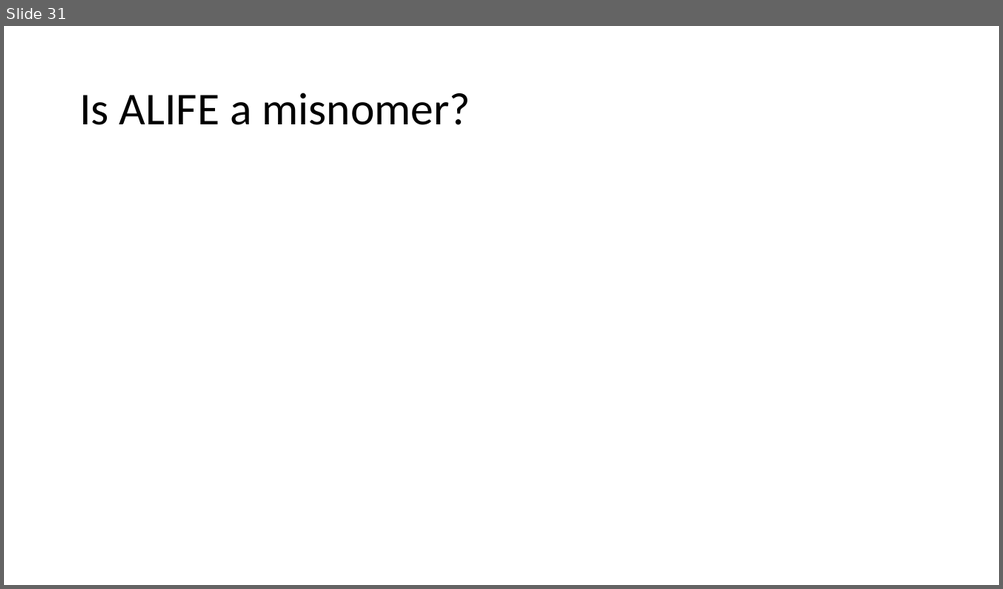
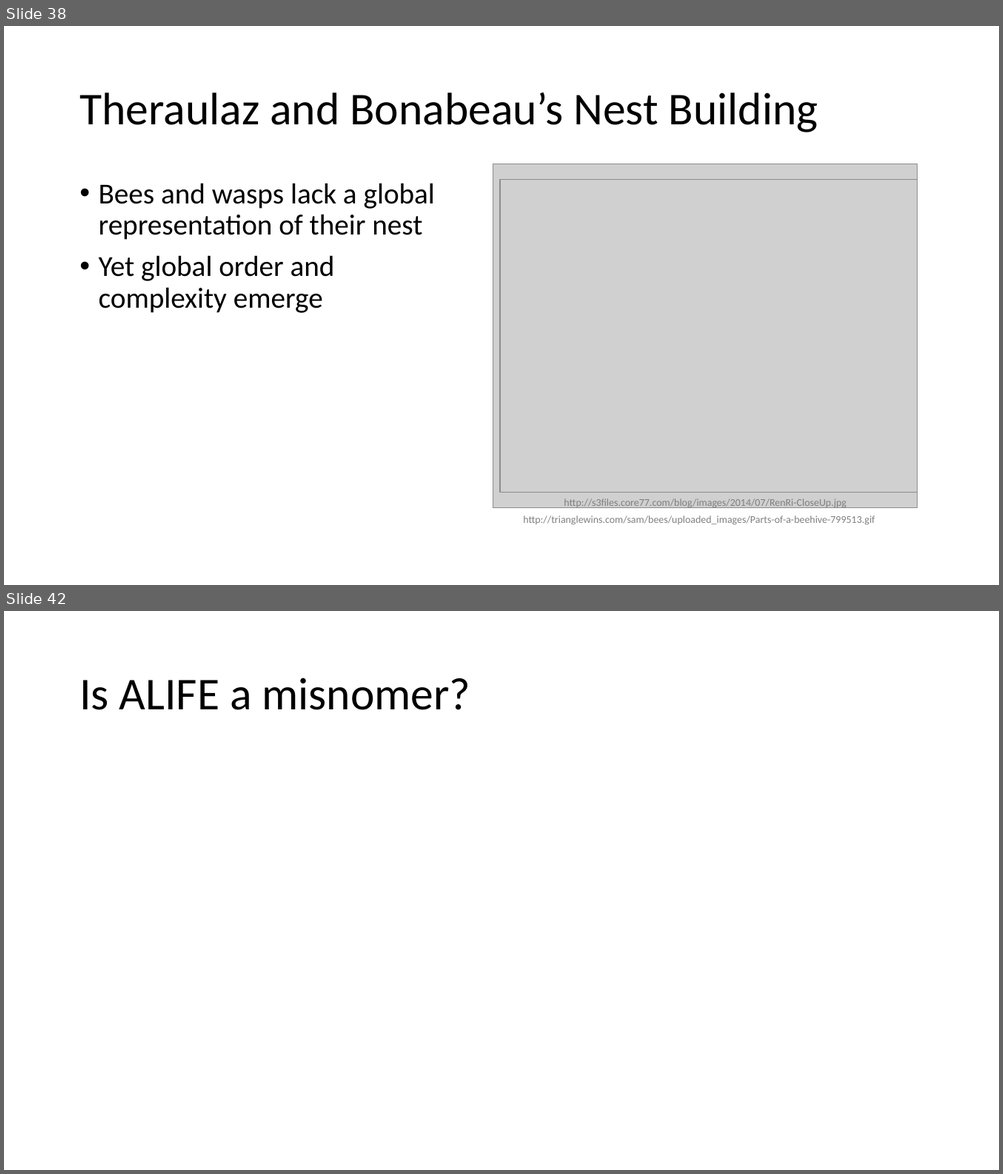
Before and after one commit to BenChurch/Fall2016, a slide deck: CISC879/ChapterPresentation/LectureSlidesCh8.pptx. Shown one above the other, each under a label of ours: slide 31 before the commit, slides 38 and 42 after it; the slides between them are not shown. The pictures are 1003x589 and 1003x1174 pixels, drawn with LibreOffice and Linux fonts; fonts in the diff are those of the drawing; grey boxes stand for pictures. Boxes give left, top, right and bottom in pixels: in the first picture for what was removed or moved away, otherwise in the second. Text is boxed around its words. In the diff, an @@ line names an element or a change of style, - is before the commit and + after.

```diff
--- a/CISC879/ChapterPresentation/LectureSlidesCh8.pptx
+++ b/CISC879/ChapterPresentation/LectureSlidesCh8.pptx
@@ slide 38 added at [4, 26, 999, 585], background #FFFFFF @@
@@ title added at [79, 93, 818, 133], 44 pt, text #000000 @@
+Theraulaz and Bonabeau’s Nest Building
@@ picture added at [492, 164, 917, 508] @@
@@ picture added at [500, 180, 917, 493] @@
@@ text added at [99, 183, 435, 313], 28 pt, text #000000 @@
+• Bees and wasps lack a global representation of their nest
+• Yet global order and complexity emerge
@@ text added at [563, 499, 846, 509], 10 pt, text #808080 @@
+http://s3files.core77.com/blog/images/2014/07/RenRi-CloseUp.jpg
@@ text added at [523, 516, 874, 526], 10 pt, text #808080 @@
+http://trianglewins.com/sam/bees/uploaded_images/Parts-of-a-beehive-799513.gif
@@ what was slide 31 is now slide 42 @@
```
Also in this commit, not shown: 2 slides changed, 10 other slides added, 4 other files.
